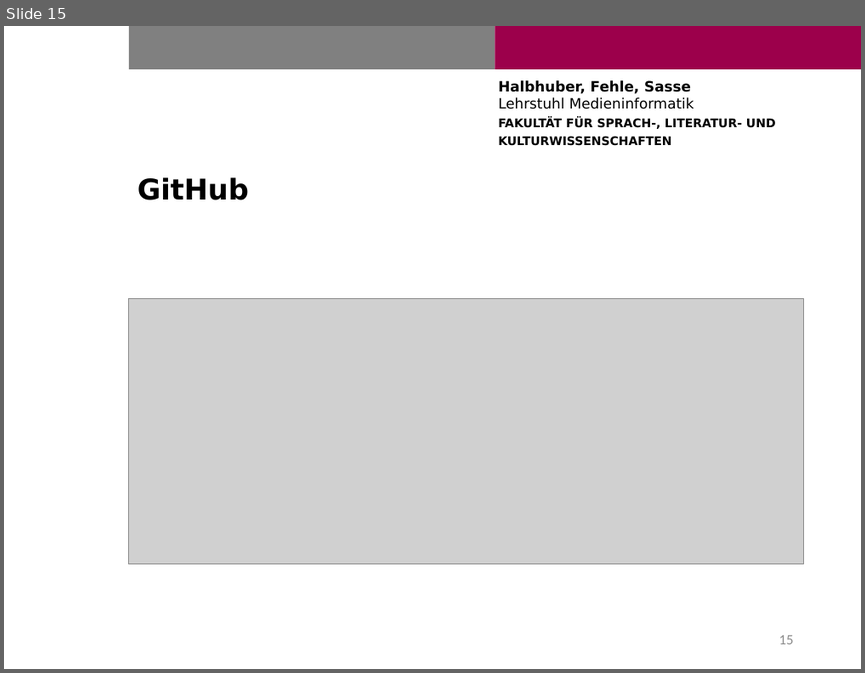
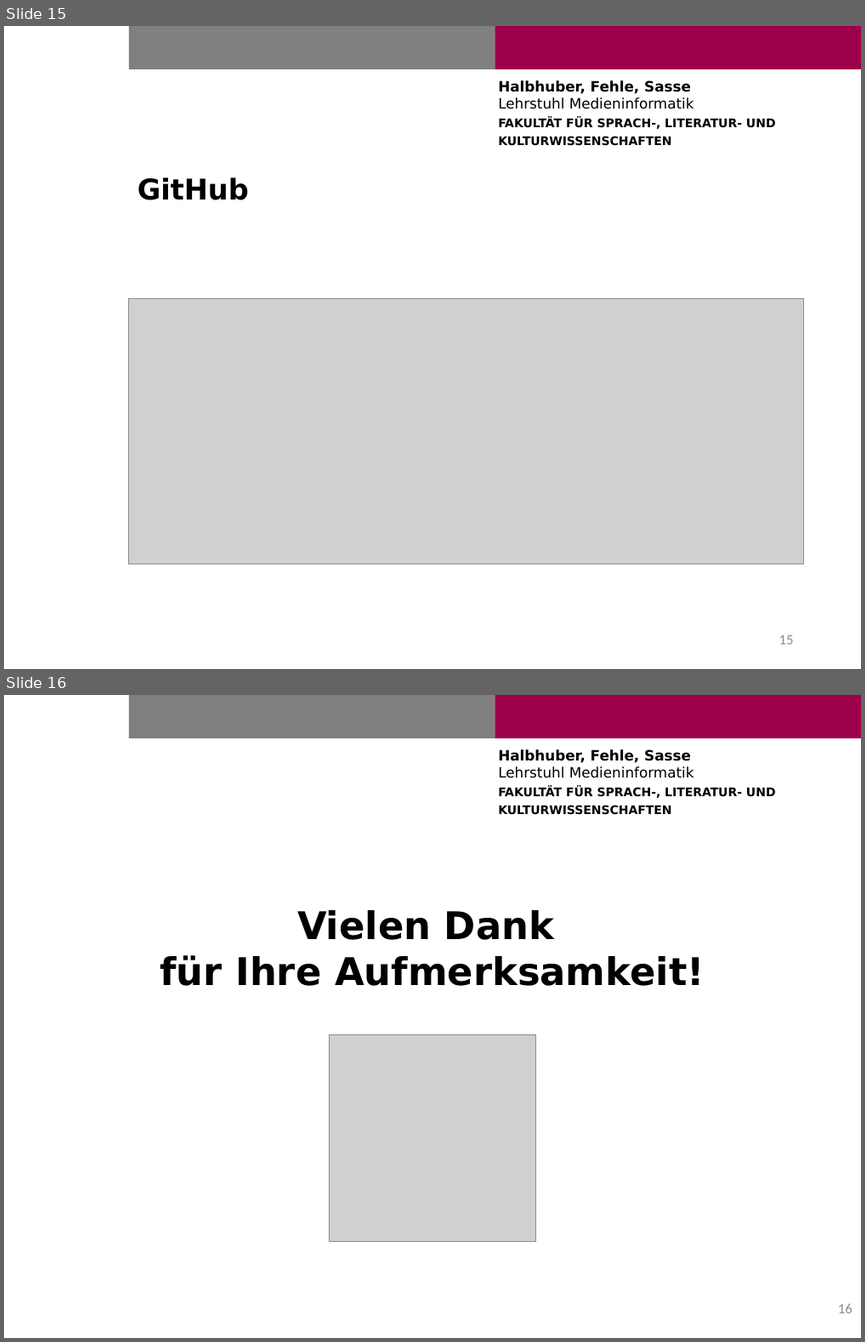
Before and after one commit to Cele3x/practical-seminar, a slide deck: 02-introduction-presentation/complete_final.pptx. Shown one above the other, each under a label of ours: slide 15 before the commit, slides 15 and 16 after it. The pictures are 865x673 and 865x1342 pixels, drawn with LibreOffice and Linux fonts; fonts in the diff are those of the drawing; grey boxes stand for pictures; background and template pictures are left out. Boxes give left, top, right and bottom in pixels: in the first picture for what was removed or moved away, otherwise in the second. Text is boxed around its words. In the diff, an @@ line names an element or a change of style, - is before the commit and + after.

```diff
--- a/02-introduction-presentation/complete_final.pptx
+++ b/02-introduction-presentation/complete_final.pptx
@@ slide 16 added at (4, 695, 861, 1338), background #FFFFFF; not listed: 3 template elements that a slide beside it also shows @@
@@ title added at (160, 910, 704, 986), 32 pt, text #000000, bold @@
+Vielen Dank
+für Ihre Aufmerksamkeit!
@@ picture added at (329, 1034, 535, 1241) @@
@@ page number added at (838, 1304, 852, 1313), 12 pt, text #8C8C8C @@
+16
```
